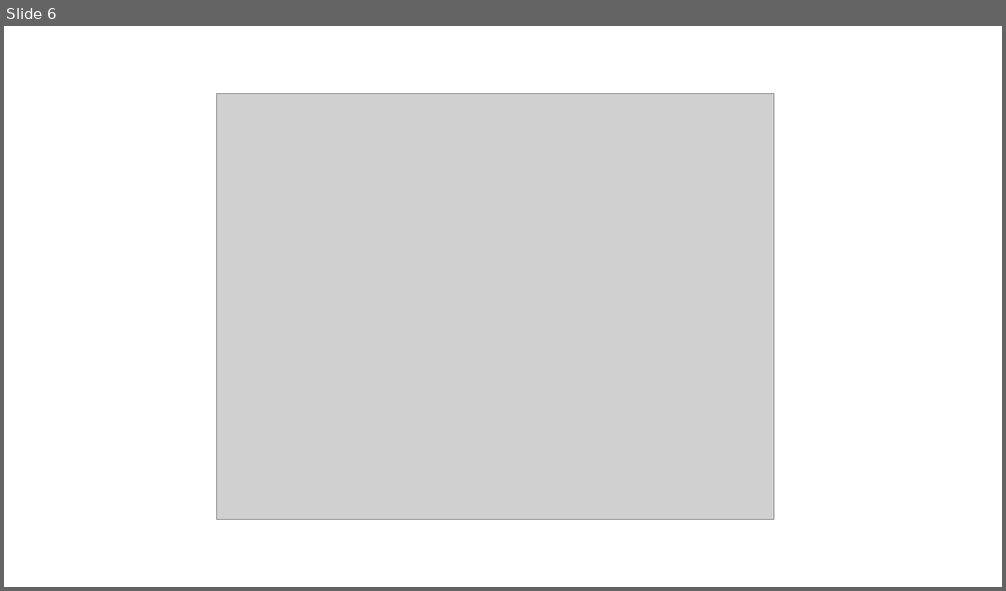
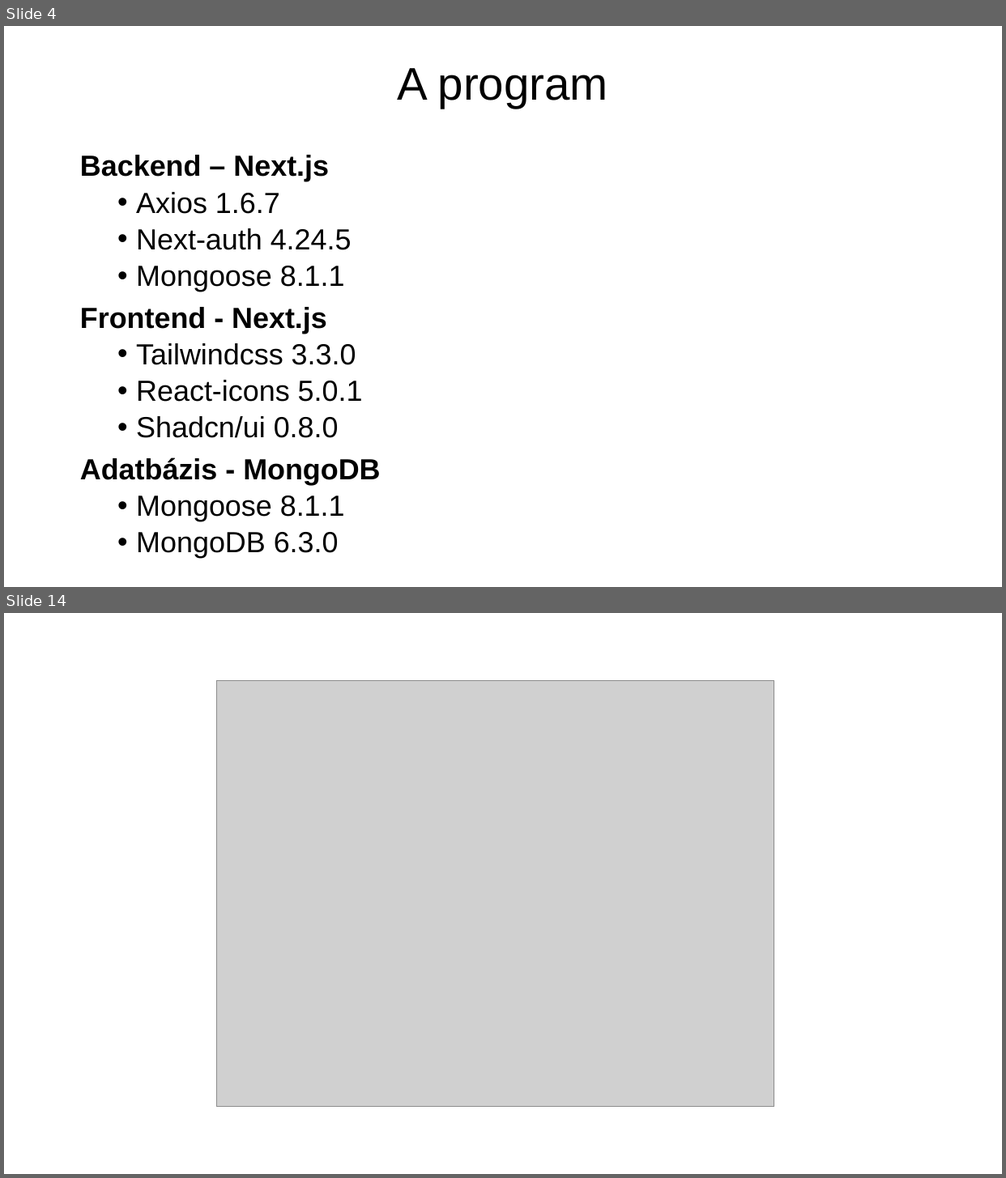
Before and after one commit to SzigetvariMark/pcweb, a slide deck: Bemutato.pptx. Shown one above the other, each under a label of ours: slide 6 before the commit, slides 4 and 14 after it; the slides between them are not shown. The pictures are 1006x591 and 1006x1178 pixels, drawn with LibreOffice and Linux fonts; fonts in the diff are those of the drawing; grey boxes stand for pictures. Boxes give left, top, right and bottom in pixels: in the first picture for what was removed or moved away, otherwise in the second. Text is boxed around its words. In the diff, an @@ line names an element or a change of style, - is before the commit and + after.

```diff
--- a/Bemutato.pptx
+++ b/Bemutato.pptx
@@ slide 4 added at (x1=4, y1=26, x2=1002, y2=587), background #FFFFFF @@
@@ title added at (x1=398, y1=68, x2=608, y2=109), 44 pt, text #000000 @@
+A program
@@ text added at (x1=80, y1=155, x2=380, y2=558), 28 pt, text #000000 @@
+Backend – Next.js
+  • Axios 1.6.7
+  • Next-auth 4.24.5
+  • Mongoose 8.1.1
+Frontend - Next.js
+  • Tailwindcss 3.3.0
+  • React-icons 5.0.1
+  • Shadcn/ui 0.8.0
+Adatbázis - MongoDB
+  • Mongoose 8.1.1
+  • MongoDB 6.3.0
@@ what was slide 6 is now slide 14 @@
```
Also in this commit, not shown: 5 slides changed, 7 other slides added.
